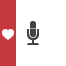
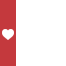
Revision of a layered (66, 66) image; what changed, layer by layer:
added layer "academic" above "music" over [27, 22, 39, 45]
hid "talking" over [27, 21, 39, 45]
